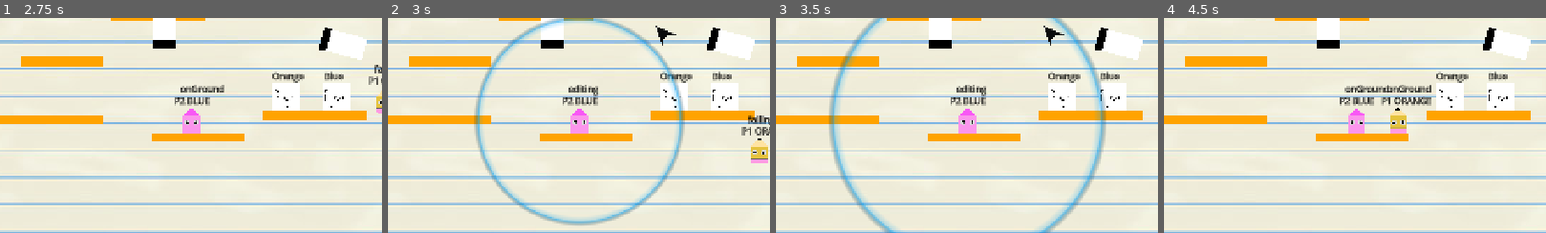
Above: before the commit, frames 1-4 (left to right).
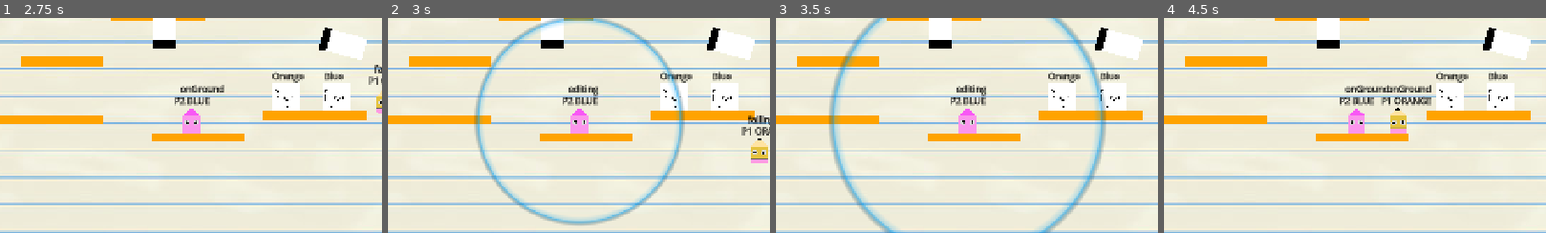
Above: after the commit, the same moments.

Repository: SiwenJadenLong/Co-Sketch
Game: Godot game, scene res://scenes/Gameplay/Main.tscn
Same seed, same stepped clock (60 frames per second), same inputs: the game is played once before the commit and once after it.
Inputs (mouse positions are % of the whole screen's width and height, from its top left):
- Up to frame 1 (2.75 s): click "NEXT LEVEL" at 0.5 s; move the mouse to (72, 45) at 1.27 s; press the mouse at (72, 45) at 1.28 s; hold D (p1_right) from 1.28 s (still down); tap W (p1_up) at 1.52, 2.27 s; move the mouse to (30, 55) at 2.02 s; release the mouse at (30, 55) at 2.03 s; tap E (p1_edit_toggle) at 2.1 s
- Up to frame 2 (3 s): move the mouse to (60, 28) at 2.77 s; release D (p1_right) at 2.78 s; hold A (p1_left) from 2.78 s (still down); tap Shift (p2_edit_toggle) at 2.85 s
- Up to frame 3 (3.5 s): keep holding A (p1_left)
- Up to frame 4 (4.5 s): move the mouse to (45, 70) at 3.52 s; release A (p1_left) at 3.53 s; hold D (p1_right) from 3.53 s (still down); tap Left (p2_left) at 3.6 s; tap W (p1_up) at 3.77 s; tap Enter at 4.25 s; move the mouse to (80, 65) at 4.27 s; tap Right (p2_right) at 4.35 s
The pictures show only the part of the screen within x 25-75%, y 25-75%; the shares and areas given below are measured in that part.

Frame 1 is identical in both runs. In frame 2, 0.2% of the frame differs, in the area x 70-76%, y 3-13%; in frame 3, 0.2%; in frame 4, nothing differs.
Error after the commit: Invalid assignment of property or key 'visible' with value of type 'bool' on a base object of type 'null instance'. (res://Scripts/player.gd:122)

Commit message:
move lineMaker generation to player.gd

Diff:
--- a/Scripts/map.gd
+++ b/Scripts/map.gd
@@ -5,8 +5,6 @@
 @onready var allObjects : Array[Node] = $objects.get_children();
 @onready var allPlayers : Array[Node] = $players.get_children();
 var stopped;
-
-var lineMakerPath: String = "res://scenes/Gameplay/linemaker/lineTemplate.tscn";
 
 #Make better level designs
 
@@ -24,10 +22,6 @@
 func _ready():
 	GlobalVariables.levelTime = 0
 	SignalBus.playerDeath.connect(stopobjects);
-
-	var lineMakerObject: RigidBody2D = load(lineMakerPath).instantiate();
-	lineMakerObject.name = "lineMaker";
-	add_child(lineMakerObject);
 
 #	Placeholder always win
 #	TODO Make win condition with coins or smth
--- a/Scripts/player.gd
+++ b/Scripts/player.gd
@@ -21,6 +21,7 @@
 @onready var playerSprite: Node2D = $playerSprite;
 @onready var physicsHitbox: CollisionShape2D = $physicsHitbox;
 
+var lineMakerPath: String = "res://scenes/Gameplay/linemaker/lineTemplate.tscn";
 var lineMaker: RigidBody2D;
 
 #Player movement variables
@@ -51,6 +52,12 @@
 var upButton : String;
 var editButton : String;
 
+func loadLineMaker():
+	var lineMakerObject: RigidBody2D = load(lineMakerPath).instantiate();
+	lineMakerObject.name = "lineMaker";
+	get_parent().get_parent().add_child(lineMakerObject);
+
+	lineMaker = get_parent().get_parent().get_node("lineMaker");
 
 func _ready():
 #	Set player as OrangeP1 or Blue P2, Text and self modulate
@@ -59,9 +66,7 @@
 	elif playerColor == "Blue":
 		$playerSprite/Sprite2D.texture = load("res://assets/art/static/player2.svg");
 
-	lineMaker = get_parent().get_parent().get_node("lineMaker");
-	print("");
-
+	call_deferred("loadLineMaker");
 
 func _physics_process(delta):
 	#---------Text debug code---------
@@ -114,12 +119,12 @@
 					move_and_slide();
 				states.editing:
 					editing.showZone();
-					$lineMaker.get_node("cursor").visible = true;
-					$lineMaker.process_mode = Node.PROCESS_MODE_INHERIT;
+					lineMaker.get_node("cursor").visible = true;
+					lineMaker.process_mode = Node.PROCESS_MODE_INHERIT;
 					if Input.is_action_just_pressed(editButton):
 						playerState = states.onGround;
 						editing.hideZone();
-						$lineMaker.get_node("cursor").visible = false;
+						lineMaker.get_node("cursor").visible = false;
 				states.jumping:
 					velocity += get_gravity() * delta;
 					move_and_slide();
